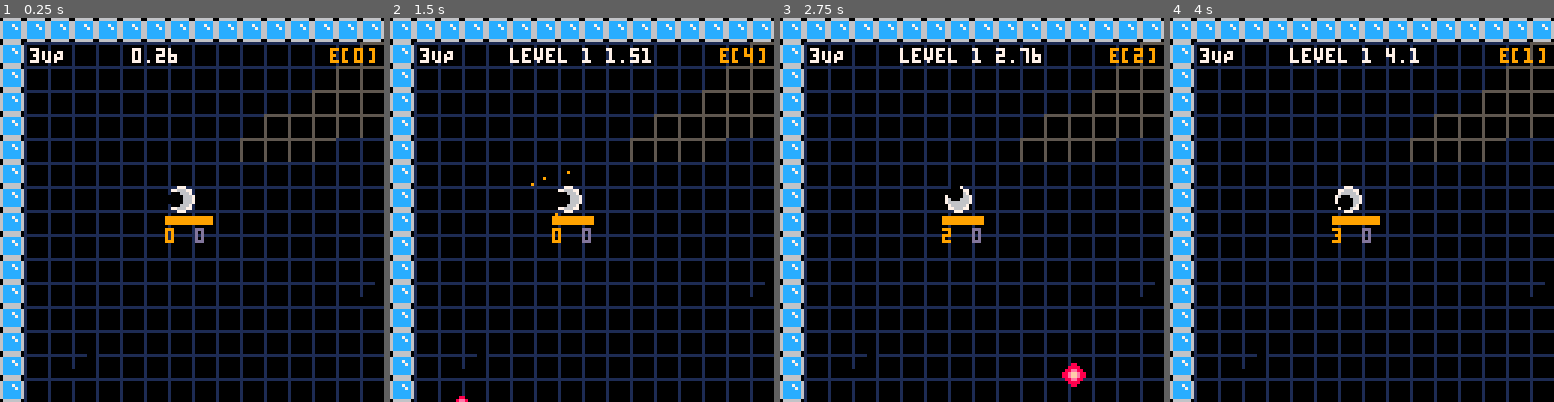
Above: before the commit, frames 1-4 (left to right).
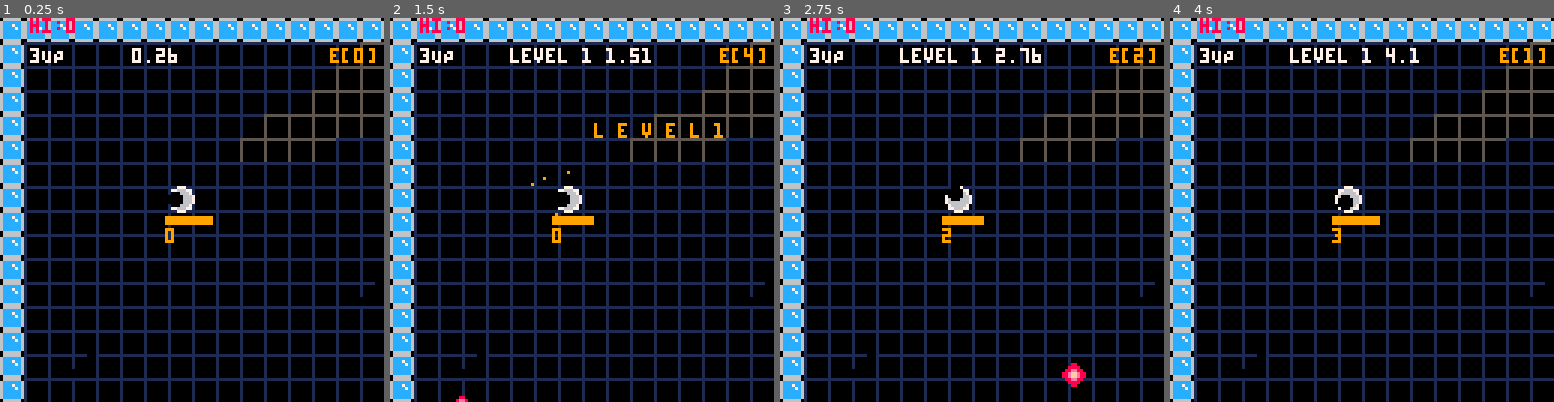
Above: after the commit, the same moments.

Repository: BigNoseChimp/pico8
Game: PICO-8 cartridge src/lua/ballaction5.p8
The game is run twice, just before and just after one commit, with the same random seed, the same clock (stepped at 60 frames per second) and the same inputs.
Inputs:
- Up to frame 1 (0.25 s): no input
- Up to frame 2 (1.5 s): tap X (X key) at 0.33, 1.07 s; tap O (Z key) at 0.7 s
- Up to frame 3 (2.75 s): hold Right 1.6-2.1 s; tap O (Z key) at 1.7, 2.1, 2.5 s; tap X (X key) at 1.85 s; hold Right from 2.47 s (still down)
- Up to frame 4 (4 s): tap O (Z key) at 2.9, 3.3, 3.7 s; tap X (X key) at 2.97 s; release Right at 3.03 s; hold Left 3.08-3.58 s

The runs differ from the first frame. In frame 1, 0.3% of the frame differs, in the area x 7-54%, y 0-59%; in frame 2, 0.6%, in the area x 7-87%, y 0-59%; in frame 3, 0.3%; in frame 4, 0.3%.

Commit message:
Added highscore on cart

Diff:
--- a/src/lua/ballaction5.p8
+++ b/src/lua/ballaction5.p8
@@ -2,24 +2,28 @@
 version 16
 __lua__
 -- main
-highscore=0
+g={}
 
 function _init()
-	g = {
-		sizex=32*8,
-		sizey=32*8,
-		lvl=0,
-		timer=0,
-		gamestate="INIT",
-    lives=3
-	}
-
+ cartdata("bignosechimp_picowars_1")
+ highscore=dget(0)
+ setup()
+end
+
+function setup()
+ g.score=0
+	g.sizex=32*8
+	g.sizey=32*8
+	g.lvl=0
+	g.timer=0
+	g.gamestate="INIT"
+    	g.lives=3
 end
 
 function _update60()
   if ( g.gamestate=="GAMEOVER" ) then
   	if ( btn(4) and btn(5) ) then
-     _init()
+     setup()
     end
   	ship:fire_weapon(btn(5))
     foreach(enemies,function(o) o:upd() end)
@@ -38,12 +42,13 @@
 
   ship:upd()
 
+  foreach(scores,function(o) o:upd() end)
   foreach(trails,function(o) o:upd() end)
   foreach(bullets,function(o) o:upd() end)
   foreach(enemies,function(o) o:upd() end)
- 	foreach(explosions,function(o) o:upd() end)
-
- 	has_hit_enemy(ship,4,4,
+  foreach(explosions,function(o) o:upd() end)
+
+  has_hit_enemy(ship,4,4,
    function(e)
     if not ship.dead then
      sfx(4)
@@ -72,16 +76,25 @@
   foreach(trails,function(o) o:drw() end)
   foreach(bullets,function(x) x:drw() end)
   foreach(enemies,function(e) e:drw() end)
+  foreach(scores,function(e) e:drw() end)
   ship:drw()
 
   rectfill(ship.x-5,ship.y+6,ship.x-5+(15-#bullets/2),ship.y+8,9)
 
   if ( g.lives <= 0 ) then
    	g.gamestate="GAMEOVER"
-   	print("G A M E  O V E R", cam_x+40,cam_y+60,7)
+   	print("G A M E  O V E R", cam_x+35,cam_y+50,7)
+    	if ( highscore==nil or g.score > highscore ) then
+   	 print("NEW HIGH SCORE! "..g.score, cam_x+35, cam_y+60, 7)
+         highscore=g.score
+         dset(0,highscore)
+        else
+         print("S C O R E : "..g.score, cam_x+35, cam_y+60, 7)
+        end
+         print("PRESS Z+X TO PLAY AGAIN",
+			cam_x+20, cam_y+70, 7)
   else
-  	print(ship.e_count,ship.x-5,ship.y+10,9)
-  	print(ship.death_count,ship.x+5,ship.y+10,13)
+  	print(g.score,ship.x-5,ship.y+10,9)
   	print(ship.msg.." "
        ..flr(g.timer).."."
        ..flr(g.timer%1 * 10^2),
@@ -89,6 +102,7 @@
   	print("e["..#enemies.."]",
 			cam_x+110,cam_y+10, 9)
   	print(g.lives.."UP", cam_x+10,cam_y+10, 7)
+  	print("hi:"..highscore, cam_x+10,cam_y, 8)
   end
 end
 -->8
@@ -96,7 +110,7 @@
 ship = {
  offset=2,
  cooldown=0,
- e_count=0,
+ score=0,
  death_count=0,
  msg="",
  dead=false,
@@ -324,6 +338,7 @@
 --  elseif g.timer > g.lvl*8 and g.lvl>0 then
   elseif #enemies == 0 then
    level(g.lvl+1)
+   add_floater(ship.x,ship.y,"l e v e l "..g.lvl)
   end
 end
 
@@ -384,7 +399,6 @@
       function(e)
        if not e.dead then
         e.dead=true
-        ship.e_count+=1
         del(bullets,self)
        end
       end )
@@ -444,6 +458,8 @@
     sfx(6,4)
     add_explosion(self.x,self.y,25)
     del(enemies,self)
+    g.score+=1*l
+    add_floater(self.x,self.y,1*l)
    end
    self.spmod=(self.spmod+1) %2
    self.dx=cos(self.a)*self.spd
@@ -499,6 +515,8 @@
     sfx(6)
     add_explosion(self.x,self.y,25)
     del(enemies,self)
+    g.score+=1*l
+    add_floater(self.x,self.y,1*l)
    end
    -- homing
    if self.x<ship.x then
@@ -518,6 +536,31 @@
   end
  }
  add(enemies,enemy)
+end
+
+scores={}
+
+function add_floater(x,y,s)
+ local scr={
+  x=x,
+  y=y,
+  value=s,
+  a=rnd(1),
+  timer=120,
+  upd = function(self)
+   self.timer-=1
+   if (self.timer<=0) then
+    del(scores,self)
+   else
+    self.x+=cos(self.a)*0.5
+    self.y+=sin(self.a)*0.5
+   end
+  end,
+  drw = function(self)
+   print(self.value,self.x,self.y,9+(self.timer%3))
+  end
+ }
+ add(scores,scr)
 end
 
 function add_enemy_rocket(x,y,l)
@@ -538,6 +581,8 @@
     sfx(6)
     add_explosion(self.x,self.y,25)
     del(enemies,self)
+    g.score+=1*l
+    add_floater(self.x,self.y,1*l)
    end
    -- homing
    if self.x<ship.x then
@@ -575,14 +620,15 @@
    if (self.dead) then
     sfx(6)
     if ( self.size > 2 ) then
-  		self.size-=1
-			self.offset=self.size/2
-			ship.e_count+=1
+  	self.size-=1
+	self.offset=self.size/2
     else
     	add_explosion(self.x,self.y,25)
     	del(enemies,self)
-			return
-		end
+	g.score+=1*l
+        add_floater(self.x,self.y,1*l)
+	return
+    end
    end
    self.a+=0.01
    self.dx=cos(self.a)*(self.spd+(l/5))
